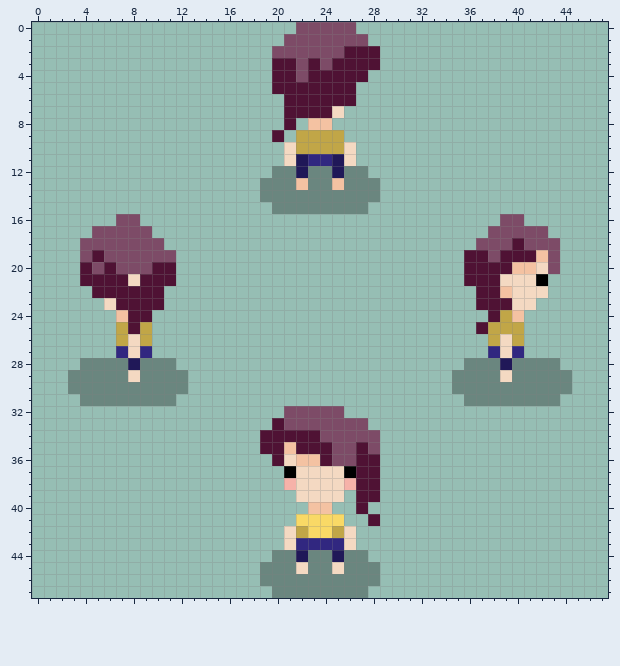
Pixel-art sprite: Character/Girl.png. Above, as it was before the edit.
The file is 96x96 pixels, drawn in blocks of 2x2; one block is one cell here.
And afterwards:
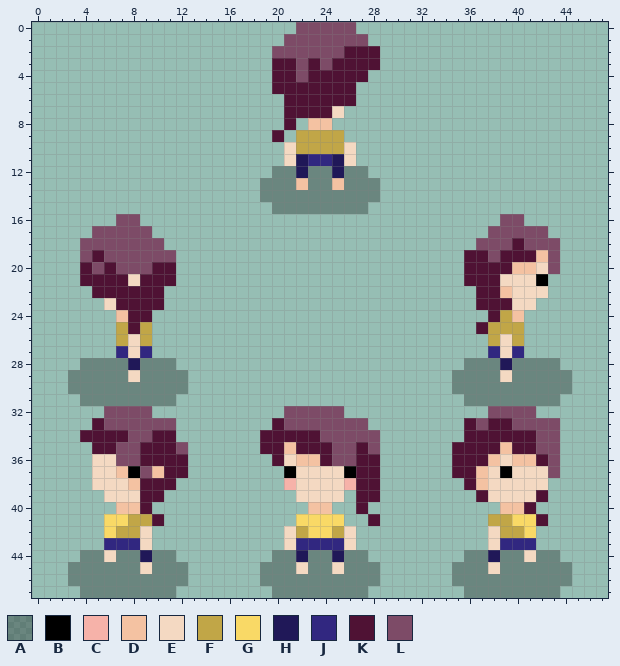
Palette (. is transparent): A #0000004b  B #000000  C #f6b2a9  D #f4c2a2  E #f4d9c2  F #c1a647  G #f9d966  H #201858  J #312780  K #4f1234  L #7d4b67
What changed:
Changed rows in their new state; - is an unchanged pixel.
first column x 3:
32 ---LLLL----------------------------LLLL---
33 --KLLLLLL------------------------KLKKLLLL-
34 -KKKKLLKK------------------------KKKKKKLL-
35 --KKLLKKKL----------------------KKKKDKKLL-
36 --EELLKKKK----------------------KKKDEDDKL-
37 --EEDBLDKK----------------------KKDEBEEEL-
38 --EEEDKKK------------------------KDEEEEE--
39 ---EEEKK--------------------------KEEEEK--
40 ----DDK-----------------------------DDK---
41 ---GGFFK---------------------------FFGGK--
42 ---GFFE----------------------------EFFG---
43 ---JJJE----------------------------EJJJ---
44 -AAEAAHAA------------------------AAHAAEAA-
45 AAAAAAEAAA----------------------AAAEAAAAAA
46 AAAAAAAAAA----------------------AAAAAAAAAA
47 -AAAAAAAA------------------------AAAAAAAA-
Pixel boxes of the changes (left, top, right, bottom) in both pictures:
added: (68, 406, 188, 598)
added: (452, 406, 572, 598)
